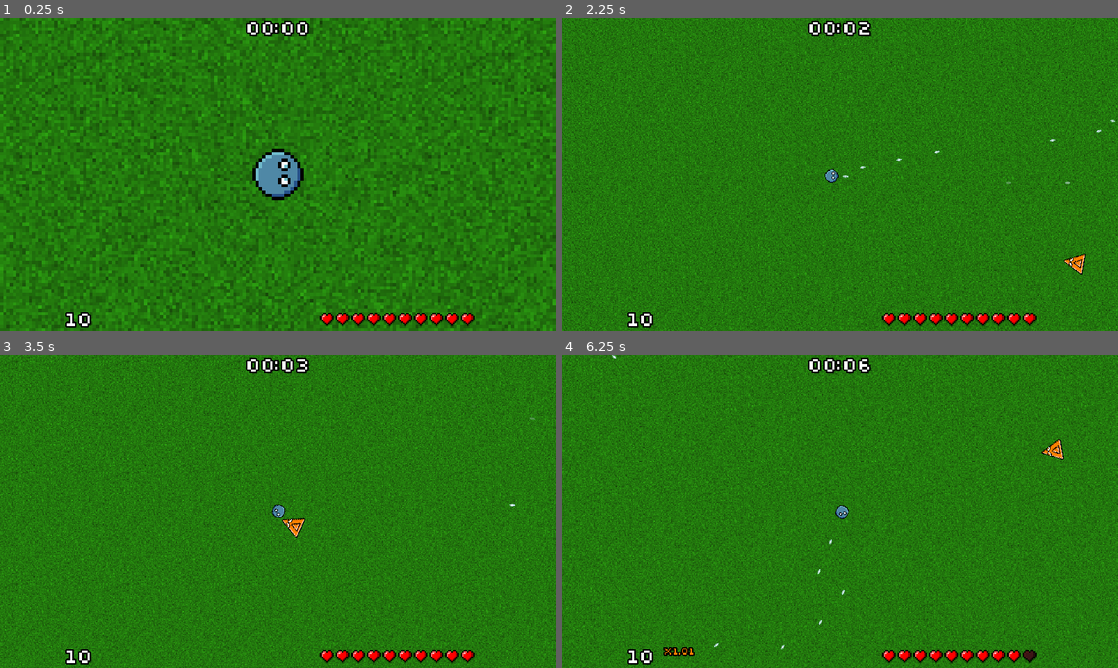
Above: before the commit, frames 1-4 (two rows, left to right).
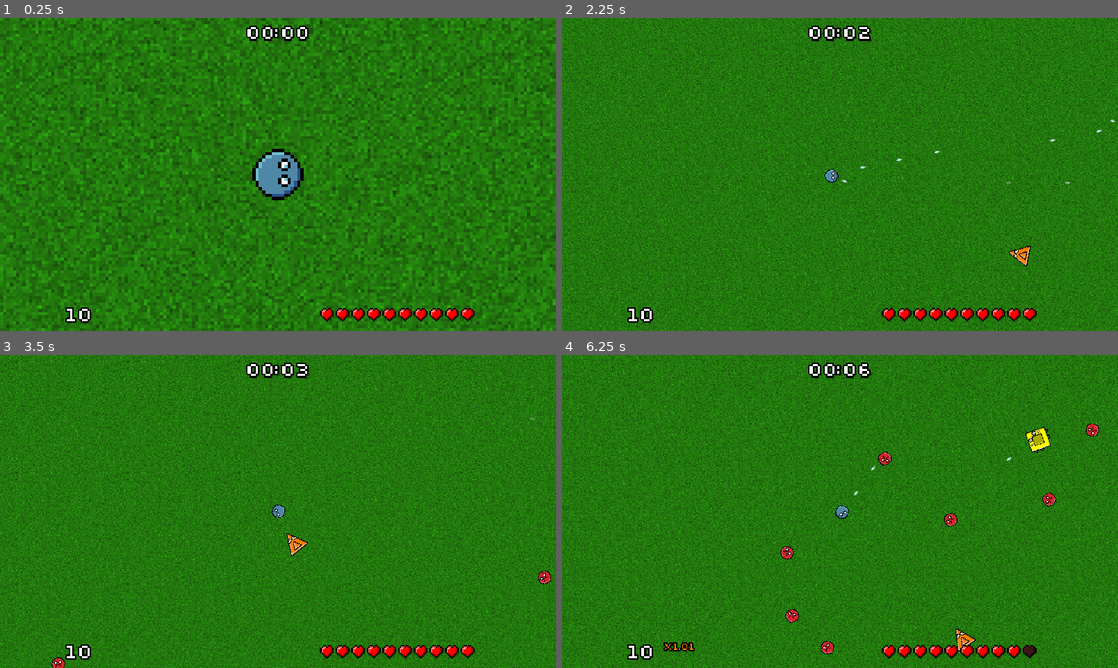
Above: after the commit, the same moments.

Repository: veprogames/top-down-incremental
Game: Godot game, scene res://level/level.tscn
Two runs of this game, one before a commit and one after it. Both use one fixed random seed, a clock stepped at 60 frames per second and the inputs below.
Inputs (mouse positions are in pixels of both pictures, inside the frame that each line leads up to):
- Up to frame 1 (0.25 s): no input
- Up to frame 2 (2.25 s): move the mouse to (867, 174) at 0.52 s; move the mouse to (812, 174) at 1.27 s; move the mouse to (851, 168) at 2.02 s
- Up to frame 3 (3.5 s): move the mouse to (272, 517) at 2.77 s
- Up to frame 4 (6.25 s): move the mouse to (878, 514) at 3.52 s; move the mouse to (795, 508) at 4.27 s; move the mouse to (845, 511) at 5.02 s; move the mouse to (817, 505) at 5.77 s

The runs differ from the first frame. In frame 1, 1.7% of the frame differs, in the area x 11-86%, y 0-100%; in frame 2, 2.0%; in frame 3, 2.2%; in frame 4, 32%, in the area x 0-100%, y 0-100%.

Commit message:
more enemies spawn, enemy knockback on hit, ui tweak

Diff:
--- a/enemy/enemy.gd
+++ b/enemy/enemy.gd
@@ -31,7 +31,7 @@
 
 	var motion: Vector2 = velocity * delta
 
-	rotation = velocity.angle()
+	rotation = (velocity - knockback_velocity).angle()
 
 	position += motion
 
@@ -77,5 +77,6 @@
 func _on_area_entered(area: Area2D) -> void:
 	var bullet: BulletPlayer = area as BulletPlayer
 	if bullet:
+		knockback_velocity += bullet.get_velocity().normalized() * 50
 		bullet.queue_free()
 		damage(bullet.damage)
--- a/enemy/enemy_factory.gd
+++ b/enemy/enemy_factory.gd
@@ -11,7 +11,7 @@
 
 static func get_random_tier(level_time: float) -> int:
 	var bias: float = clampf(-log(randf()) / log(5), 0, 3)
-	var tier: int = int(level_time / 120 + bias) - 1
+	var tier: int = int(level_time / 120 + bias - 0.5)
 	return clampi(tier, 0, Enemies.size() - 1)
 
 
--- a/level/level.tscn
+++ b/level/level.tscn
@@ -40,7 +40,20 @@
 
 [node name="CanvasLayer" type="CanvasLayer" parent="."]
 
-[node name="HBoxContainer" type="HBoxContainer" parent="CanvasLayer"]
+[node name="MarginContainer" type="MarginContainer" parent="CanvasLayer"]
+anchors_preset = 15
+anchor_right = 1.0
+anchor_bottom = 1.0
+grow_horizontal = 2
+grow_vertical = 2
+mouse_filter = 2
+
+[node name="Control" type="Control" parent="CanvasLayer/MarginContainer"]
+layout_mode = 2
+mouse_filter = 2
+
+[node name="HBoxContainer" type="HBoxContainer" parent="CanvasLayer/MarginContainer/Control"]
+layout_mode = 1
 anchors_preset = 12
 anchor_top = 1.0
 anchor_right = 1.0
@@ -51,22 +64,24 @@
 theme_override_constants/separation = 64
 alignment = 1
 
-[node name="PlayerDamageDisplay" parent="CanvasLayer/HBoxContainer" node_paths=PackedStringArray("player_damage") instance=ExtResource("1_sr8ao")]
+[node name="PlayerDamageDisplay" parent="CanvasLayer/MarginContainer/Control/HBoxContainer" node_paths=PackedStringArray("player_damage") instance=ExtResource("1_sr8ao")]
 layout_mode = 2
-player_damage = NodePath("../../../PlayerDamage")
+player_damage = NodePath("../../../../../PlayerDamage")
 
-[node name="CenterContainer" type="CenterContainer" parent="CanvasLayer/HBoxContainer"]
+[node name="CenterContainer" type="CenterContainer" parent="CanvasLayer/MarginContainer/Control/HBoxContainer"]
 custom_minimum_size = Vector2(640, 72)
 layout_mode = 2
 
-[node name="PlayerHealthBar" parent="CanvasLayer/HBoxContainer/CenterContainer" node_paths=PackedStringArray("player") instance=ExtResource("5_614nh")]
+[node name="PlayerHealthBar" parent="CanvasLayer/MarginContainer/Control/HBoxContainer/CenterContainer" node_paths=PackedStringArray("player") instance=ExtResource("5_614nh")]
 layout_mode = 2
-player = NodePath("../../../../Player")
+player = NodePath("../../../../../../Player")
 
-[node name="LevelTime" parent="CanvasLayer" instance=ExtResource("6_u8prs")]
+[node name="LevelTime" parent="CanvasLayer/MarginContainer/Control" instance=ExtResource("6_u8prs")]
+layout_mode = 1
 anchors_preset = 10
 anchor_right = 1.0
 offset_right = 0.0
+offset_bottom = 73.0
 grow_horizontal = 2
 
 [node name="Player" parent="." node_paths=PackedStringArray("player_damage") instance=ExtResource("1_c1fdt")]
--- a/spawner/level_spawner.tscn
+++ b/spawner/level_spawner.tscn
@@ -6,7 +6,7 @@
 script = ExtResource("1_yrem1")
 
 [node name="Timer" type="Timer" parent="."]
-wait_time = 0.5
+wait_time = 0.3
 autostart = true
 
 [connection signal="timeout" from="Timer" to="." method="_on_timer_timeout"]
--- a/ui_theme.tres
+++ b/ui_theme.tres
@@ -17,3 +17,7 @@
 LabelLarge/constants/shadow_offset_x = 6
 LabelLarge/constants/shadow_offset_y = 6
 LabelLarge/font_sizes/font_size = 72
+MarginContainer/constants/margin_bottom = 16
+MarginContainer/constants/margin_left = 16
+MarginContainer/constants/margin_right = 16
+MarginContainer/constants/margin_top = 16
